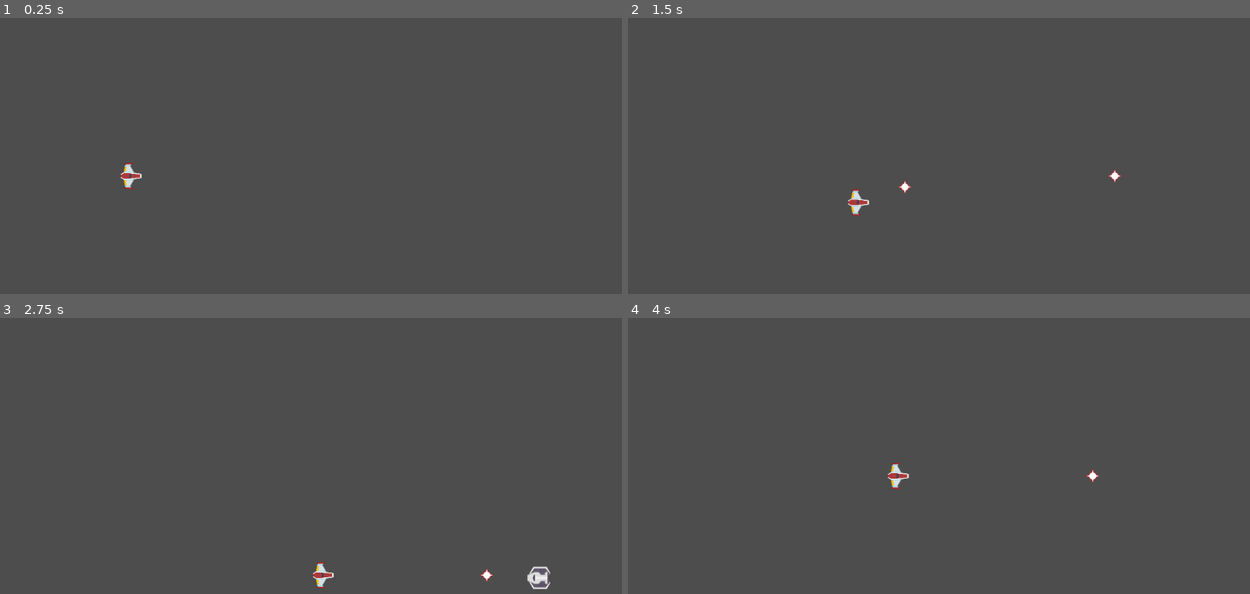
Above: before the commit, frames 1-4 (two rows, left to right).
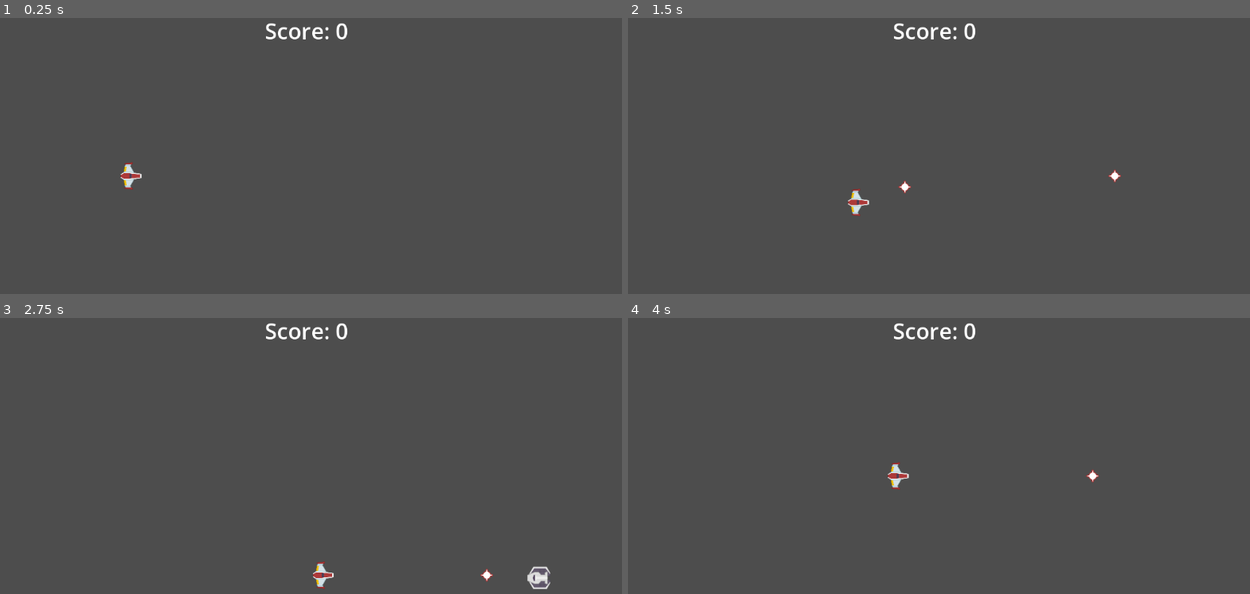
Above: after the commit, the same moments.

Repository: DaedricOrc/virus-obliterator
Game: Godot game, scene res://scenes/game.tscn
Same seed, same stepped clock (60 frames per second), same inputs: the game is played once before the commit and once after it.
Inputs:
- Up to frame 1 (0.25 s): no input
- Up to frame 2 (1.5 s): tap Enter at 0.5 s; hold Right (player_right) 0.53-1.28 s; tap Space (player_fire) at 0.6, 1.35 s; hold Down (player_down) from 1.28 s (still down)
- Up to frame 3 (2.75 s): release Down (player_down) at 2.03 s; hold Right (player_right) from 2.03 s (still down); tap Space (player_fire) at 2.1 s
- Up to frame 4 (4 s): release Right (player_right) at 2.78 s; hold Up (player_up) 2.78-3.53 s; tap Space (player_fire) at 2.85, 3.6 s; hold Left (player_left) from 3.53 s (still down)

The runs differ from the first frame. In frame 1, 0.3% of the frame differs, in the area x 42-56%, y 1-8%; in frame 2, 0.3%; in frame 3, 0.3%; in frame 4, 0.3%.

Commit message:
created font for score

Diff:
--- a/scenes/game.tscn
+++ b/scenes/game.tscn
@@ -13,4 +13,22 @@
 wait_time = 2.0
 autostart = true
 
+[node name="ui" type="Control" parent="." unique_id=772762921]
+layout_mode = 3
+anchors_preset = 0
+offset_right = 1153.0
+offset_bottom = 649.0
+
+[node name="Score" type="Label" parent="ui" unique_id=134954195]
+layout_mode = 1
+anchors_preset = 5
+anchor_left = 0.5
+anchor_right = 0.5
+offset_left = -20.0
+offset_right = 20.0
+offset_bottom = 23.0
+grow_horizontal = 2
+theme_override_font_sizes/font_size = 40
+text = "Score: 0"
+
 [connection signal="timeout" from="Virus Reinforcements" to="." method="_on_virus_reinforcements_timeout"]
